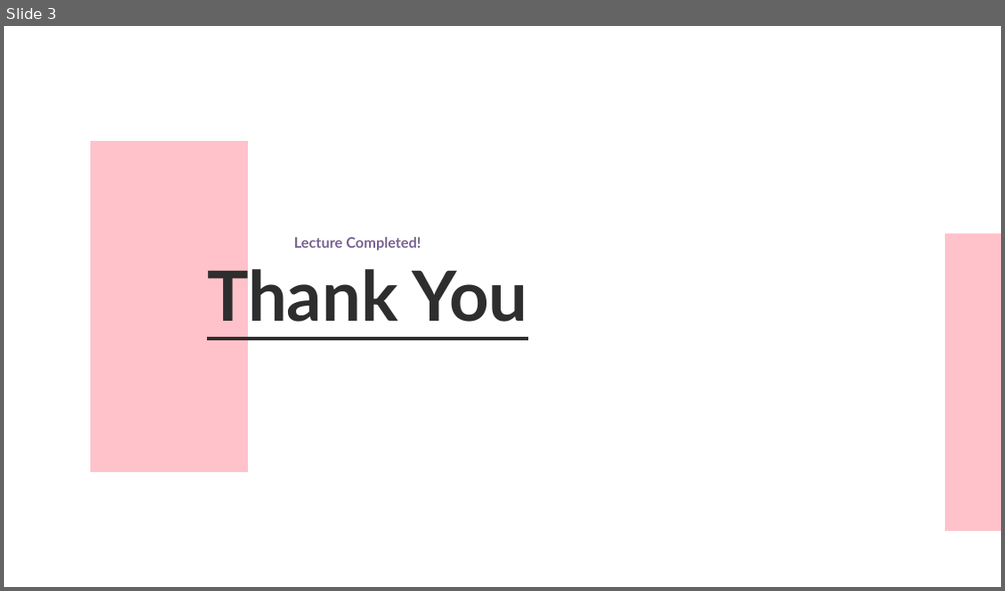
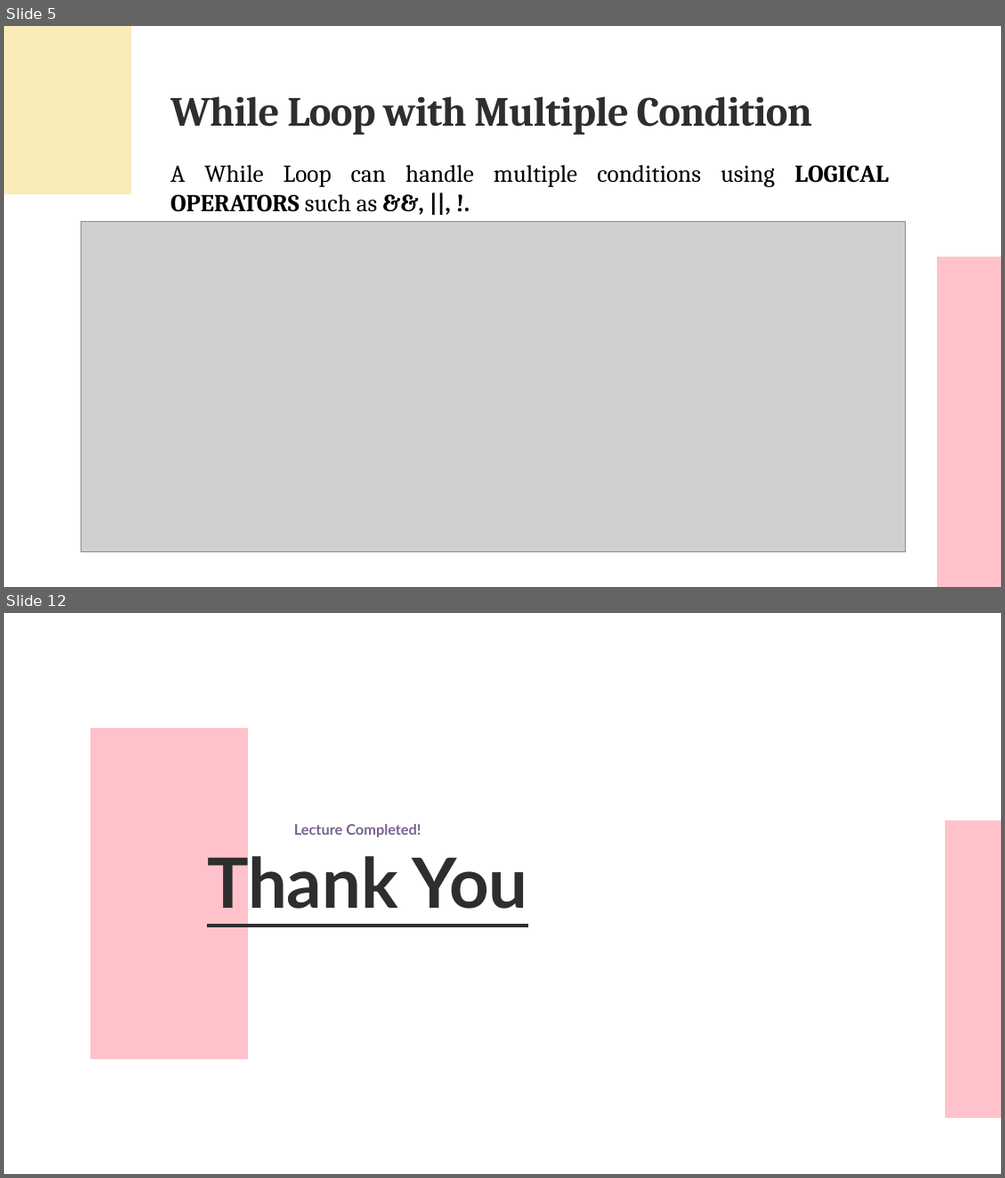
Before and after one commit to UKhayam/Programming-Fundamentals, a slide deck: PF-Lecture-05.pptx. Shown one above the other, each under a label of ours: slide 3 before the commit, slides 5 and 12 after it; the slides between them are not shown. The pictures are 1005x591 and 1005x1178 pixels, drawn with LibreOffice and Linux fonts; fonts in the diff are those of the drawing; grey boxes stand for pictures. Boxes give left, top, right and bottom in pixels: in the first picture for what was removed or moved away, otherwise in the second. Text is boxed around its words. In the diff, an @@ line names an element or a change of style, - is before the commit and + after.

```diff
--- a/PF-Lecture-05.pptx
+++ b/PF-Lecture-05.pptx
@@ slide 5 added at bbox=[4, 26, 1001, 587], background #FFFFFF @@
@@ freeform shape added at bbox=[4, 26, 131, 194], fill #F9ECB8 @@
@@ text added at bbox=[170, 96, 812, 135], 60 pt, text #2E2E2E, bold @@
+While Loop with Multiple Condition
@@ text added at bbox=[170, 165, 889, 212], 35 pt, text #000000 @@
+A While Loop can handle multiple conditions using LOGICAL OPERATORS such as &&, ||, !.
@@ picture added at bbox=[81, 222, 906, 552] @@
@@ freeform shape added at bbox=[937, 257, 1001, 587], fill #FFC2CA @@
@@ what was slide 3 is now slide 12 @@
```
Also in this commit, not shown: 1 slide changed, 9 other slides added, 1 slide removed, 4 other files.
